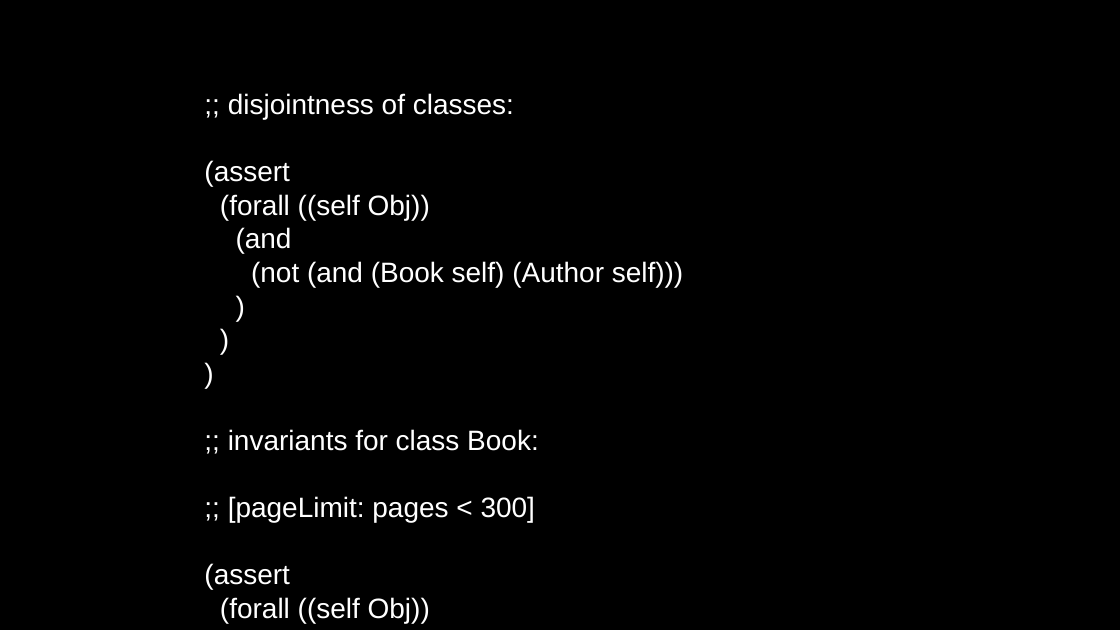
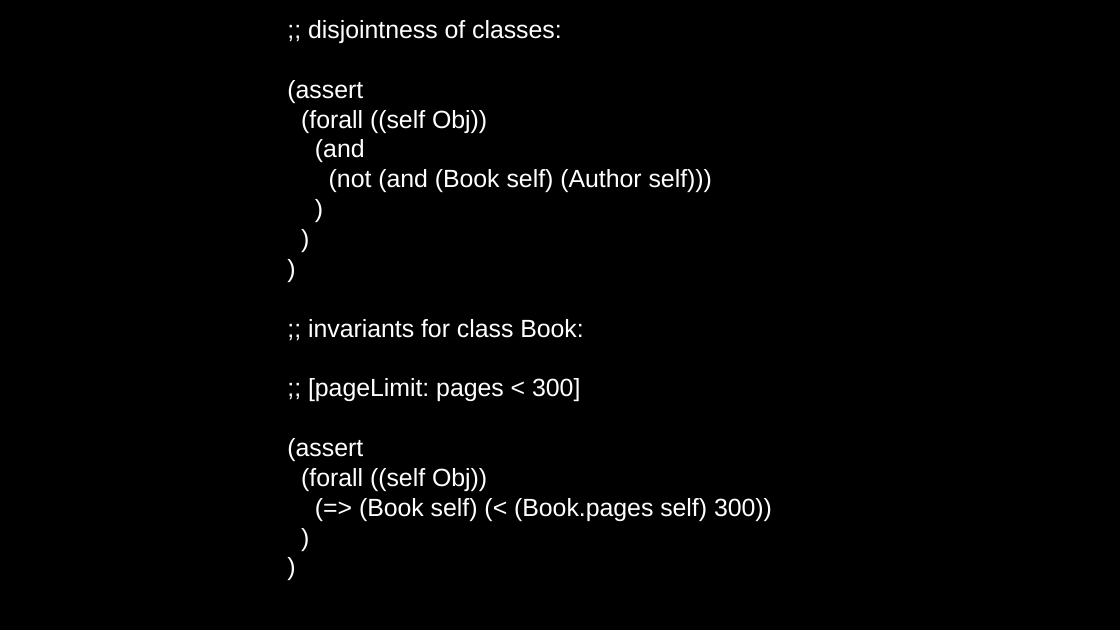
Before and after one commit to Open-MBEE/klang, a slide deck: slide 14 of presentations/LanguageStudy.pptx. Drawn at 1120x630 pixels with LibreOffice and Linux fonts; fonts in the diff are those of the drawing; background and template pictures are left out. Boxes give left, top, right and bottom in pixels: in the first picture for what was removed or moved away, otherwise in the second. Text is boxed around its words. In the diff, an @@ line names an element or a change of style, - is before the commit and + after.

```diff
--- a/presentations/LanguageStudy.pptx
+++ b/presentations/LanguageStudy.pptx
@@ text ";; disjointness of classes:": place and size @@
-text ";; disjointness of classes:" at [204,93,683,623]
+text ";; disjointness of classes:" at [287,20,772,521]
@@ text ";; disjointness of classes:" at [287,20,772,521]: size 18 to 16 pt @@
```
Also in this commit, not shown: 15 other slides changed, 2 slides added, 2 slides removed.
